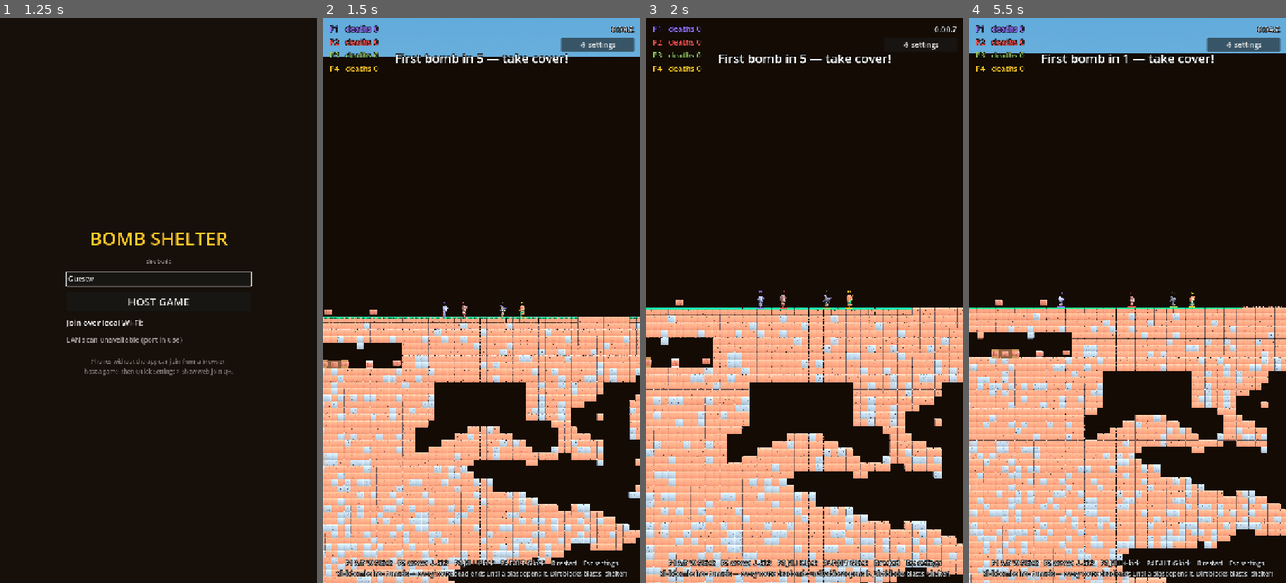
Above: before the commit, frames 1-4 (left to right).
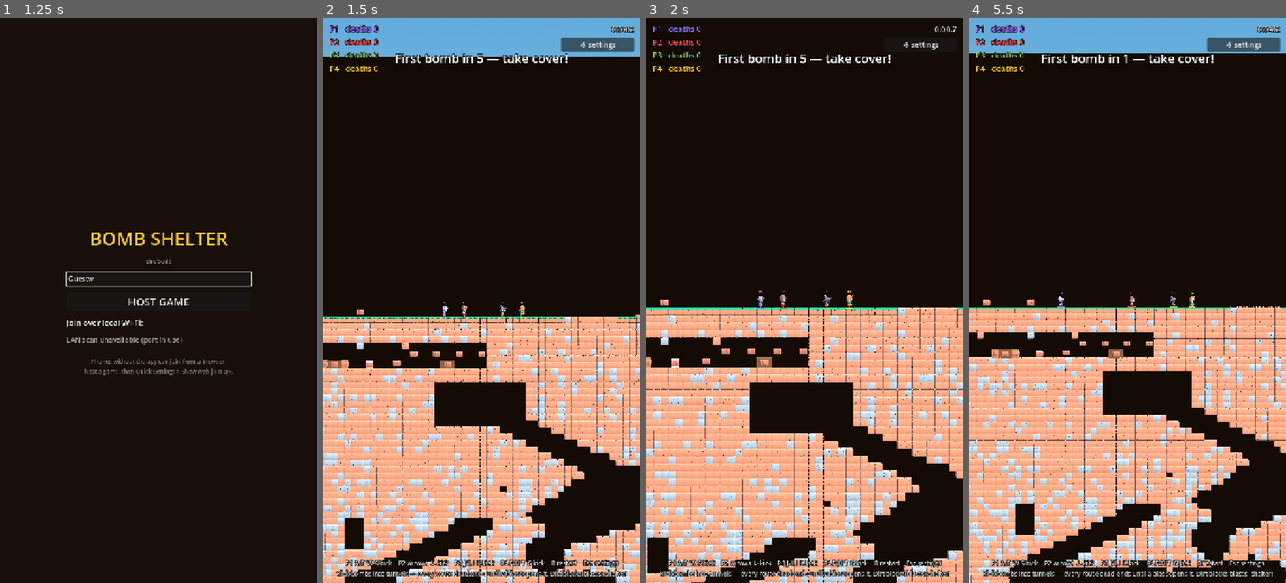
Above: after the commit, the same moments.

Repository: uchy4/dummy
Game: Godot game, scene res://scenes/menu.tscn
Same seed, same stepped clock (60 frames per second), same inputs: the game is played once before the commit and once after it.
Inputs (mouse positions are in pixels of both pictures, inside the frame that each line leads up to):
- Up to frame 1 (1.25 s): tap Enter (ui_accept) at 0.5 s; move the mouse to (228, 272) at 0.52 s; hold D (p1_right) from 0.53 s (still down); hold S (p1_kick) from 0.53 s (still down); click (228, 272) at 0.67 s; tap W (p1_jump) at 0.77 s
- Up to frame 2 (1.5 s): release D (p1_right) at 1.25 s; release S (p1_kick) at 1.25 s; click "HOST GAME" at 1.25 s
- Up to frame 3 (2 s): no input
- Up to frame 4 (5.5 s): drag from (1064, 328) to (1111, 413) at 2.02 s; move the mouse to (1159, 176) at 2.77 s; hold D (p1_right) 2.78-3.5 s; tap L at 2.85 s; drag from (1111, 413) to (1032, 215) at 3.52 s; move the mouse to (1222, 385) at 4.27 s; hold A (p1_left) 4.28-5 s; tap K at 4.35 s; tap W (p1_jump) at 4.52 s; drag from (1032, 215) to (1079, 159) at 5.02 s

Frame 1 is identical in both runs. In frame 2, 12% of the frame differs, in the area x 0-100%, y 51-100%; in frame 3, 11%; in frame 4, 11%.

Commit message:
Move the arsenal onto the same level as the other bunker rooms
The concrete arsenal no longer hangs one level below the living rooms —
it shuffles into the main row with the kitchen/bedroom/bathroom, reached
through ordinary doorways. The floor hole + climb-out steps are gone, and
room widths are capped so a right-side homestead's row can never run into
the bedrock frame.

Co-Authored-By: Claude Fable 5 <noreply@anthropic.com>
Claude-Session: https://claude.ai/code/session_01QSJudmCHT44WHN37u3ZpBk

Diff:
--- a/bomb-shelter/scripts/terrain.gd
+++ b/bomb-shelter/scripts/terrain.gd
@@ -270,10 +270,10 @@
 
 
 ## The homestead: an outhouse on the surface hiding a staircase down into a
-## furnished bunker, with animal pens one level below. Layout is random
-## every match: room order shuffles and widths vary (always >= 5 cells).
-## Every divider has a doorway — nothing is sealed off. Carved directly so
-## the crust guard doesn't apply.
+## furnished bunker — stairs, kitchen, bedroom, bathroom and arsenal all on
+## ONE level. Layout is random every match: room order shuffles and widths
+## vary (always >= 5 cells). Every divider has a doorway — nothing is
+## sealed off. Carved directly so the crust guard doesn't apply.
 func _build_bunker() -> void:
 	bunker_rooms = {}
 	var top := 24
@@ -286,25 +286,22 @@
 	outhouse_cell = Vector2i(bx + 1, SURFACE_ROW)
 
 	# Stair landing first (the staircase must land in it), then the living
-	# rooms in a random order with random widths.
+	# rooms + arsenal in a random order with random widths, all on the same
+	# row. Widths are capped so the row never runs into the bedrock frame.
 	var stairs_w := rng.randi_range(7, 8)
 	bunker_rooms["stairs"] = Rect2i(bx, top, stairs_w, room_h)
 	var cur_x := bx + stairs_w + 1
-	var order: Array[String] = ["kitchen", "bedroom", "bathroom"]
+	var order: Array[String] = ["kitchen", "bedroom", "bathroom", "arsenal"]
 	order.shuffle()
+	var remaining := order.size()
 	for room_name in order:
-		var w := rng.randi_range(5, 8)
+		remaining -= 1
+		var w := rng.randi_range(9, 13) if room_name == "arsenal" \
+			else rng.randi_range(5, 8)
+		# Leave room for the rest at minimum width (5 + 1 wall each).
+		w = clampi(w, 5, W - 2 - cur_x - remaining * 6)
 		bunker_rooms[room_name] = Rect2i(cur_x, top, w, room_h)
 		cur_x += w + 1
-
-	# The arsenal one level below: the props layer racks guns on its walls
-	# that misfire when a blast rattles them.
-	var pen_top := top + room_h + 1
-	var ars_x := maxi(bx - rng.randi_range(0, 2), 3)
-	if bx > 40:
-		ars_x = bx + 1  # right-side homestead: arsenal stays clear of the shelter
-	var ars_w := rng.randi_range(9, 13)
-	bunker_rooms["arsenal"] = Rect2i(ars_x, pen_top, ars_w, room_h)
 
 	# Stone framing: solid ground within one cell of a room becomes stone,
 	# so the bunker reads as built, not dug. Never fills carved space.
@@ -340,18 +337,6 @@
 		var sx := outhouse_cell.x + step
 		for dy in 3:
 			_gset(sx, SURFACE_ROW + step + dy, Cell.EMPTY)
-
-	# Hole in the landing floor down into the arsenal, plus climb-out steps
-	# at its right edge.
-	var stairs_r: Rect2i = bunker_rooms["stairs"]
-	var ars_r: Rect2i = bunker_rooms["arsenal"]
-	var hole_x := clampi(stairs_r.position.x + 2, ars_r.position.x + 1, ars_r.end.x - 3)
-	for hx in range(hole_x, hole_x + 2):
-		_gset(hx, top + room_h, Cell.EMPTY)
-	var step_x := ars_r.end.x - 1
-	_gset(step_x, pen_top + room_h - 2, Cell.STONE)
-	_gset(step_x, pen_top + room_h - 1, Cell.STONE)
-	_gset(step_x - 1, pen_top + room_h - 1, Cell.STONE)
 
 	# Protect the whole complex from random generation: caves, shafts and
 	# tunnels must never open pits into (or under) the bunker.
